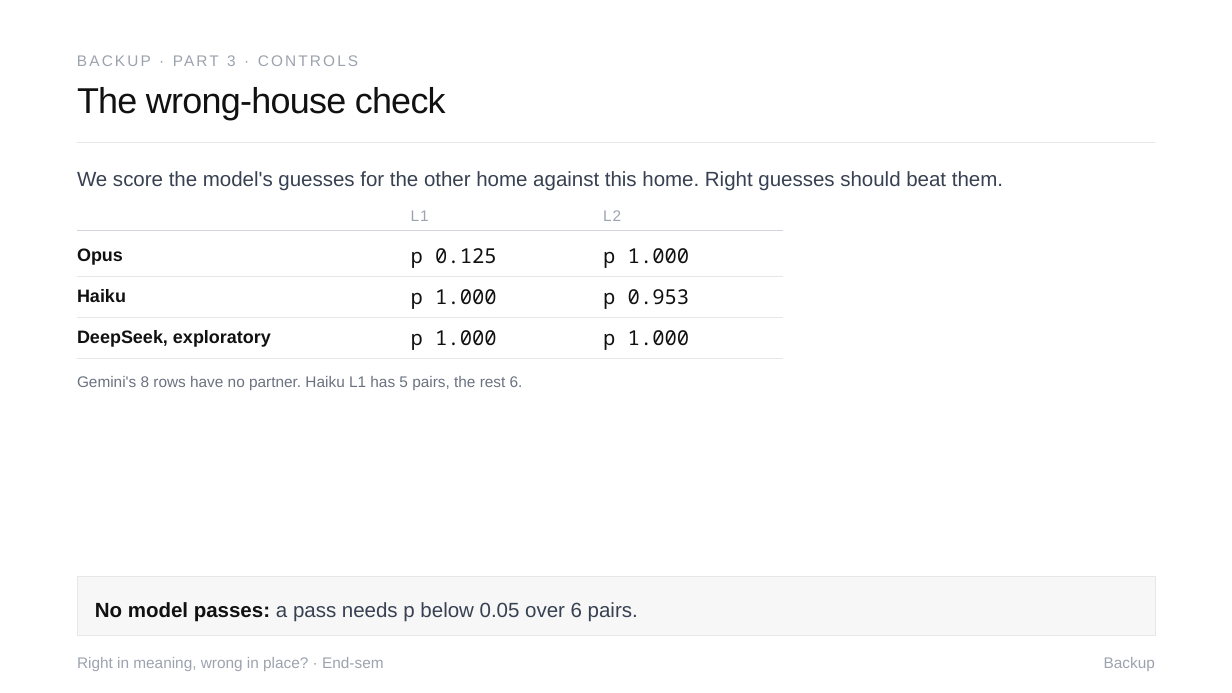
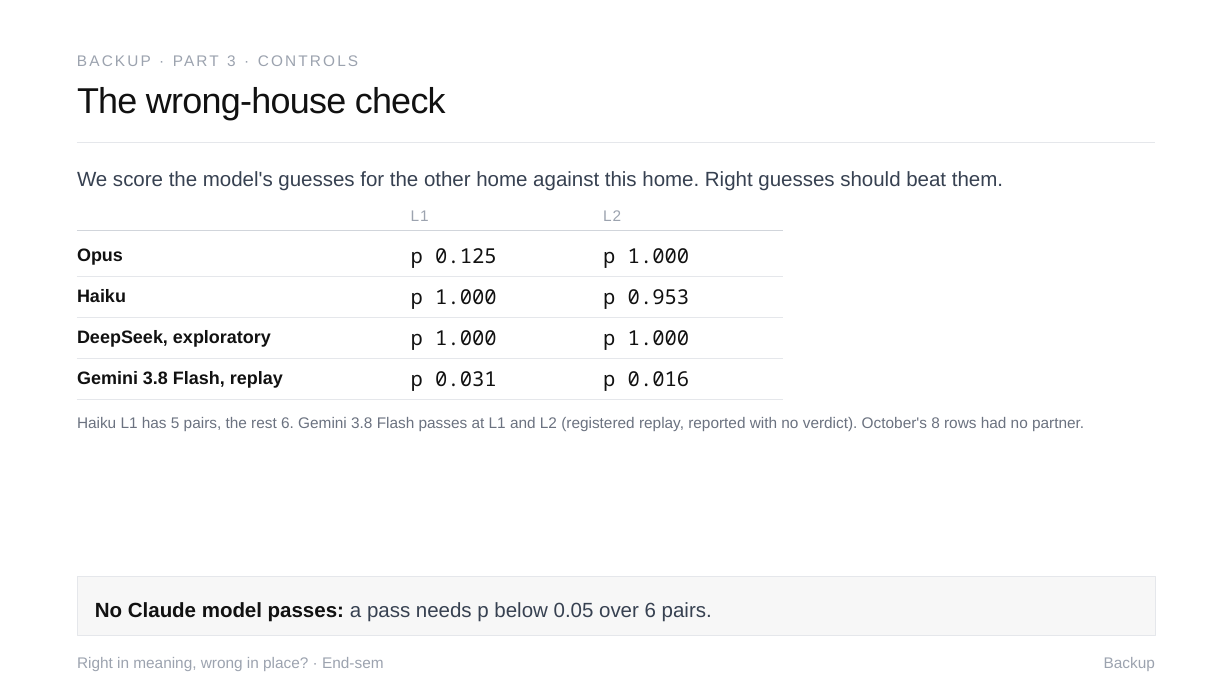
Before and after one commit to Sher110106/validity-aware-active-semantic-exploration, a slide deck: slide 27 of docs/endsem_2026-11/ASP_Endsem.pptx (slide 26 before the commit). Drawn at 1232x693 pixels with LibreOffice and Linux fonts; fonts in the diff are those of the drawing. Boxes give left, top, right and bottom in pixels: in the first picture for what was removed or moved away, otherwise in the second. Text is boxed around its words. In the diff, an @@ line names an element or a change of style, - is before the commit and + after.

```diff
--- a/docs/endsem_2026-11/ASP_Endsem.pptx
+++ b/docs/endsem_2026-11/ASP_Endsem.pptx
@@ text at (77,371,283,388): text changed; size 12 to 14 pt; text colour #6B7280 to #111111; bold on @@
-Gemini's 8 rows have no partner. Haiku L1 has 5 pairs, the rest 6.
+Gemini 3.8 Flash, replay
@@ text added at (411,371,496,391), 16 pt, text #111111 @@
+p 0.031
@@ text added at (603,371,689,391), 16 pt, text #111111 @@
+p 0.016
@@ line added from (77, 400) to (783, 400), #E5E7EB 0.5 pt @@
@@ text added at (77,417,1084,431), 12 pt, text #6B7280 @@
+Haiku L1 has 5 pairs, the rest 6. Gemini 3.8 Flash passes at L1 and L2 (registered replay, reported with no verdict). October's 8 rows had no partner.
@@ text in rectangle at (95,602,712,621): text changed @@
-No model passes: a pass needs p below 0.05 over 6 pairs.
+No Claude model passes: a pass needs p below 0.05 over 6 pairs.
```
Also in this commit, not shown: 25 other slides changed, 2 slides added, 1 slide removed, 8 other files.
